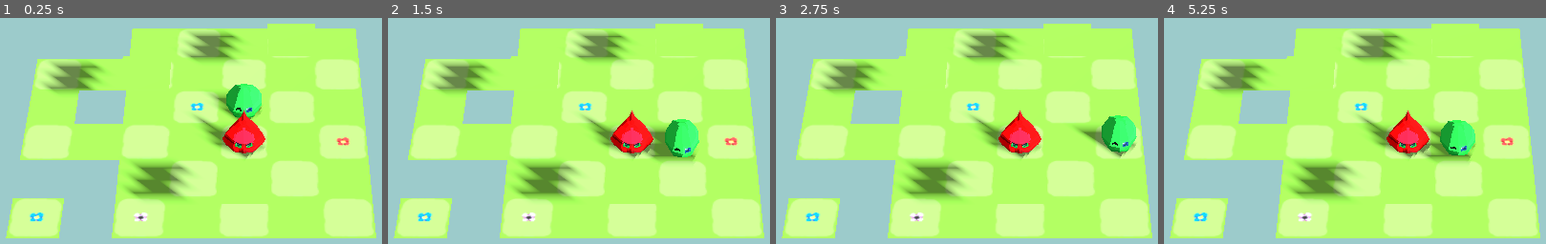
Above: before the commit, frames 1-4 (left to right).
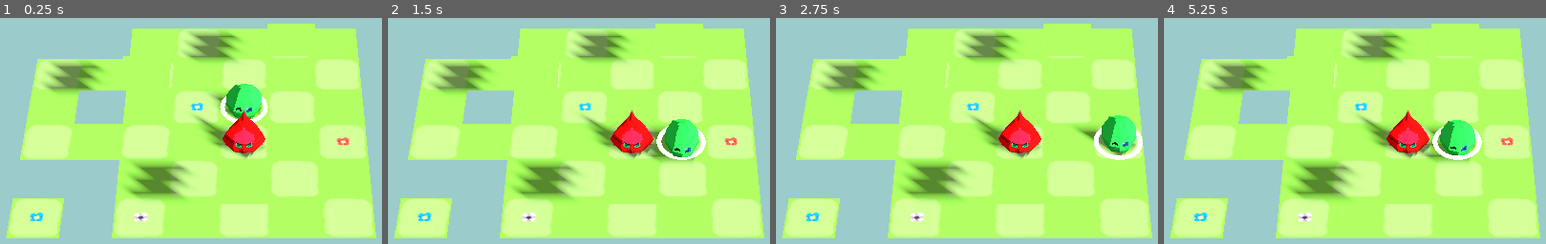
Above: after the commit, the same moments.

Repository: greatbrick0/GMTK-Jam-2024
Game: Godot game, scene res://Scenes/Levels/level_1.tscn
The game is run twice, just before and just after one commit, with the same random seed, the same clock (stepped at 60 frames per second) and the same inputs.
Inputs:
- Up to frame 1 (0.25 s): no input
- Up to frame 2 (1.5 s): tap Enter at 0.5 s; hold D (MoveRight) 0.53-1.28 s; tap 1 (ControlSlime) at 0.6, 1.35 s; hold S (MoveDown) from 1.28 s (still down)
- Up to frame 3 (2.75 s): release S (MoveDown) at 2.03 s; hold D (MoveRight) from 2.03 s (still down); tap 1 (ControlSlime) at 2.1 s
- Up to frame 4 (5.25 s): release D (MoveRight) at 2.78 s; hold W (MoveUp) 2.78-3.53 s; tap 1 (ControlSlime) every 0.75 s from 2.85 to 5.1 s; hold A (MoveLeft) 3.53-5.03 s; tap Space at 5 s; hold S (MoveDown) from 5.03 s (still down)

The runs differ from the first frame. In frame 1, 0.3% of the frame differs, in the area x 57-71%, y 34-47%; in frame 2, 0.4%; in frame 3, 0.4%; in frame 4, 0.5%, in the area x 70-84%, y 48-63%.

Commit message:
Added Control Ring

Diff:
--- a/Scenes/Slimes/basic_slime.tscn
+++ b/Scenes/Slimes/basic_slime.tscn
@@ -6,6 +6,7 @@
 [ext_resource type="Script" path="res://Scripts/Slimes/basic_slime.gd" id="2_ehmlq"]
 [ext_resource type="AudioStream" uid="uid://bwqggsirgyvii" path="res://Sounds/Effects/Falling2.wav" id="3_n4om8"]
 [ext_resource type="AudioStream" uid="uid://br212d5n4ley0" path="res://Sounds/Effects/Falling3.wav" id="4_6mtcv"]
+[ext_resource type="PackedScene" uid="uid://himskgliij4c" path="res://Scenes/control_ring.tscn" id="6_2674h"]
 
 [node name="BasicSlime" type="Node3D"]
 script = ExtResource("1_rhjpw")
@@ -15,6 +16,9 @@
 
 [node name="TestSlime2" parent="Visuals" instance=ExtResource("2_0qb2k")]
 
+[node name="ControlRing" parent="Visuals" instance=ExtResource("6_2674h")]
+visible = false
+
 [node name="Behaviour" type="Node" parent="."]
 script = ExtResource("2_ehmlq")
 
--- a/Scenes/Slimes/jumpy_slime.tscn
+++ b/Scenes/Slimes/jumpy_slime.tscn
@@ -6,6 +6,7 @@
 [ext_resource type="Script" path="res://Scripts/Slimes/jumpy_slime.gd" id="3_w1k37"]
 [ext_resource type="AudioStream" uid="uid://br212d5n4ley0" path="res://Sounds/Effects/Falling3.wav" id="4_klvsa"]
 [ext_resource type="PackedScene" uid="uid://duww2i1rb15kw" path="res://Art/Models/Slimes/RedSlime2.glb" id="5_7t74i"]
+[ext_resource type="PackedScene" uid="uid://himskgliij4c" path="res://Scenes/control_ring.tscn" id="6_tij5k"]
 
 [node name="JumpySlime" type="Node3D"]
 script = ExtResource("1_jb6l8")
@@ -15,6 +16,9 @@
 
 [node name="TestSlime2" parent="Visuals" instance=ExtResource("5_7t74i")]
 
+[node name="ControlRing" parent="Visuals" instance=ExtResource("6_tij5k")]
+visible = false
+
 [node name="Behaviour" type="Node" parent="."]
 script = ExtResource("3_w1k37")
 
--- /dev/null
+++ b/Scenes/control_ring.tscn
@@ -0,0 +1,14 @@
+[gd_scene load_steps=3 format=3 uid="uid://himskgliij4c"]
+
+[sub_resource type="TorusMesh" id="TorusMesh_o0pm3"]
+inner_radius = 0.8
+
+[sub_resource type="StandardMaterial3D" id="StandardMaterial3D_0ypsk"]
+shading_mode = 0
+
+[node name="ControlRing" type="Node3D"]
+
+[node name="MeshInstance3D" type="MeshInstance3D" parent="."]
+transform = Transform3D(0.5, 0, 0, 0, 0.5, 0, 0, 0, 0.5, 0, 0, 0)
+mesh = SubResource("TorusMesh_o0pm3")
+surface_material_override/0 = SubResource("StandardMaterial3D_0ypsk")
--- a/Scripts/Level.gd
+++ b/Scripts/Level.gd
@@ -8,13 +8,11 @@
 func ReadTile(pos: Vector2i, height: int) -> String:
 	var tile: String
 	var tileData: TileData = $TileMap.get_cell_tile_data(height, pos)
-	if(tileData == null):
-		tile = "Air"
-	else:
-		tile = tileData.get_custom_data("GroundType")
 
-	if(tile == "Air"):
-		tile = FindByPosition(pos, height)
+	if(tileData == null): tile = "Air"
+	else: tile = tileData.get_custom_data("GroundType")
+
+	if(tile == "Air"): tile = FindByPosition(pos, height)
 
 	return tile
 
--- a/Scripts/slime.gd
+++ b/Scripts/slime.gd
@@ -4,6 +4,7 @@
 @export var inControl: bool = false
 @export var heightLayer: int = 1
 @export var tilePosition: Vector2i = Vector2i.ZERO
+var prevPosition: Vector3
 var isDead: bool = false
 
 @export var fallSounds: Array[AudioStream]
@@ -13,6 +14,7 @@
 	SlimeController.slimeList.append(self)
 
 func _process(delta):
+	$Visuals/ControlRing.visible = inControl
 	if(Input.is_action_just_pressed("PuzzleAction")):
 		$Visuals/TestSlime2/AnimationPlayer.stop()
 	if(inControl):
@@ -32,6 +34,8 @@
 	tilePosition = newPos
 	get_parent().tileScenes[self][0] = tilePosition
 	$Visuals/TestSlime2/AnimationPlayer.play("Green_Move1")
+	prevPosition.x = position.x
+	prevPosition.z = position.z
 	position.x = newPos.x
 	position.z = newPos.y
 
Not shown: 1 places in Scenes/Slimes/basic_slime.tscn that only renumber resources
Not shown: 1 places in Scenes/Slimes/jumpy_slime.tscn that only renumber resources
